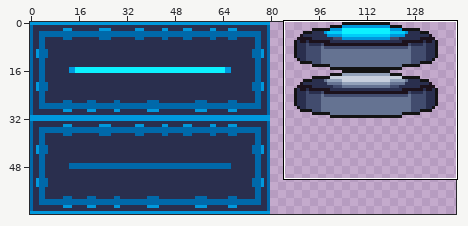
Two states of a sprite sheet, Assets/Images/Moveable.png. The first picture is a wide view before the edit; the outline marks the close-up.
Close-up. Old version:
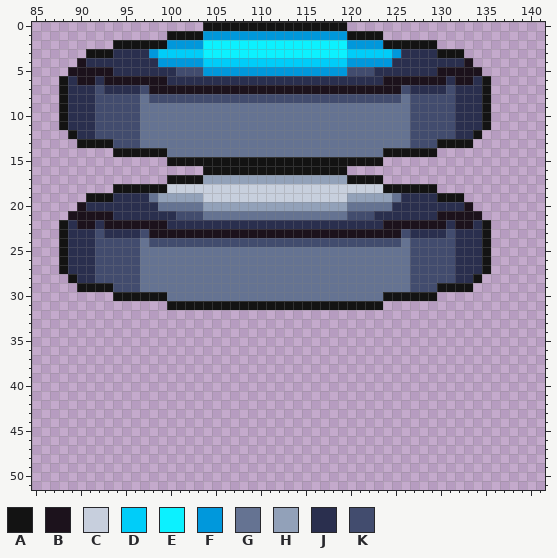
The file is 144x64 pixels. Shown: x 85..141, y 0..51. The wide view leaves out empty margins.
Palette (. is transparent): A #131313  B #1c121c  C #c7cfdd  D #00cdf9  E #0cf1ff  F #0098dc  G #657392  H #92a1b9  J #2a2f4e  K #424c6e
Pixels before (only the part around the change), first column x 85:
 0 ...................AAAAAAAAAAAAAAAA......................
 1 ...............AAAAFFFFFFFFFFFFFFFFAAAA..................
 2 .........AAAAAAFFFFEEEEEEEEEEEEEEEEFFFFAAAAAA............
 3 ......AAAJJJJFDDDDDEEEEEEEEEEEEEEEEDDDDDFJJJJAAA.........
 4 .....BJJJJJJJJFFFFFDDDDDDDDDDDDDDDDFFFFFJJJJJJJJB........
 5 ....BBBBBJJJJJJJKKKFFFFFFFFFFFFFFFFKKKJJJJJJJBBBBB.......
 6 ...AJBBJBBBBBBBJJJJJJJJJJJJJJJJJJJJJJJJBBBBBBBJBBJA......
 7 ...AJJJKJJJJKBBBBBBBBBBBBBBBBBBBBBBBBBBBBKJJJJKJJJA......
 8 ...AJJJKKKKKGKKKKKKKKKKKKKKKKKKKKKKKKKKKKGKKKKKJJJA......
 9 ...AJJJKKKKKGGGGGGGGGGGGGGGGGGGGGGGGGGGGGGKKKKKJJJA......
10 ...AJJJKKKKKGGGGGGGGGGGGGGGGGGGGGGGGGGGGGGKKKKKJJJA......
11 ...AJJJKKKKKGGGGGGGGGGGGGGGGGGGGGGGGGGGGGGKKKKKJJJA......
12 ....AJJKKKKKGGGGGGGGGGGGGGGGGGGGGGGGGGGGGGKKKKKJJA.......
13 .....AAAAKKKGGGGGGGGGGGGGGGGGGGGGGGGGGGGGGKKKAAAA........
14 .........AAAAAAGGGGGGGGGGGGGGGGGGGGGGGGAAAAAA............
15 ...............AAAAAAAAAAAAAAAAAAAAAAAA..................
16 ...................AAAAAAAAAAAAAAAA......................
17 ...............AAAAHHHHHHHHHHHHHHHHAAAA..................
18 .........AAAAAACCCCCCCCCCCCCCCCCCCCCCCCAAAAAA............
19 ......AAAJJJJGHHHHHCCCCCCCCCCCCCCCCHHHHHGJJJJAAA.........
20 .....BJJJJJJJJGGGGGHHHHHHHHHHHHHHHHGGGGGJJJJJJJJB........
21 ....BBBBBJJJJJJJKKKGGGGGGGGGGGGGGGGKKKJJJJJJJBBBBB.......
22 ...AJBBJBBBBBBBJJJJJJJJJJJJJJJJJJJJJJJJBBBBBBBJBBJA......
23 ...AJJJKJJJJKBBBBBBBBBBBBBBBBBBBBBBBBBBBBKJJJJKJJJA......
24 ...AJJJKKKKKGKKKKKKKKKKKKKKKKKKKKKKKKKKKKGKKKKKJJJA......
25 ...AJJJKKKKKGGGGGGGGGGGGGGGGGGGGGGGGGGGGGGKKKKKJJJA......
26 ...AJJJKKKKKGGGGGGGGGGGGGGGGGGGGGGGGGGGGGGKKKKKJJJA......
27 ...AJJJKKKKKGGGGGGGGGGGGGGGGGGGGGGGGGGGGGGKKKKKJJJA......
28 ....AJJKKKKKGGGGGGGGGGGGGGGGGGGGGGGGGGGGGGKKKKKJJA.......
29 .....AAAAKKKGGGGGGGGGGGGGGGGGGGGGGGGGGGGGGKKKAAAA........
30 .........AAAAAAGGGGGGGGGGGGGGGGGGGGGGGGAAAAAA............
31 ...............AAAAAAAAAAAAAAAAAAAAAAAA..................
32 .........................................................
33 .........................................................
34 .........................................................
35 .........................................................
36 .........................................................
37 .........................................................
38 .........................................................
39 .........................................................
40 .........................................................
41 .........................................................
42 .........................................................
43 .........................................................
44 .........................................................
45 .........................................................
46 .........................................................
47 .........................................................
48 .........................................................
49 .........................................................
50 .........................................................
51 .........................................................
Once edited:
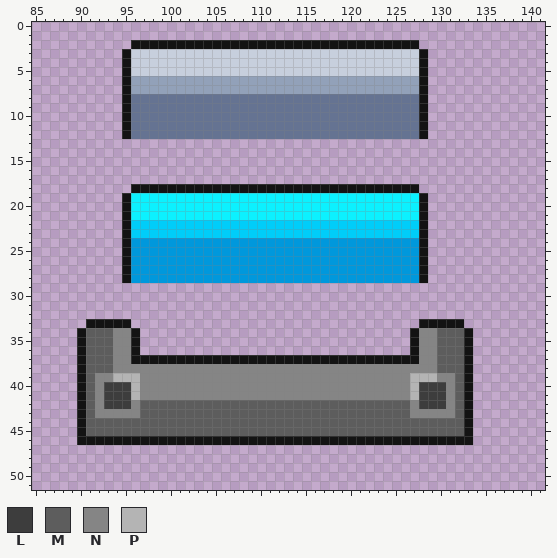
Colours new in this view: L #3d3d3d  M #5d5d5d  N #858585  P #b4b4b4
From old to new:
y 0: x 104..119 AAAAAAAAAAAAAAAA -> ................
y 1: x 100..123 AAAAFFFFFFFFFFFFFFFFAAAA -> ........................
y 2: x 94..95 AA -> ..; x 100..123 FFFFEEEEEEEEEEEEEEEEFFFF -> AAAAAAAAAAAAAAAAAAAAAAAA; x 128..129 AA -> ..
y 3: x 91..132 AAAJJJJFDDDDDEEEEEEEEEEEEEEEEDDDDDFJJJJAAA -> ....ACCCCCCCCCCCCCCCCCCCCCCCCCCCCCCCCA....
y 4: x 90..133 BJJJJJJJJFFFFFDDDDDDDDDDDDDDDDFFFFFJJJJJJJJB -> .....ACCCCCCCCCCCCCCCCCCCCCCCCCCCCCCCCA.....
y 5: x 89..134 BBBBBJJJJJJJKKKFFFFFFFFFFFFFFFFKKKJJJJJJJBBBBB -> ......ACCCCCCCCCCCCCCCCCCCCCCCCCCCCCCCCA......
y 6: x 88..135 AJBBJBBBBBBBJJJJJJJJJJJJJJJJJJJJJJJJBBBBBBBJBBJA -> .......AHHHHHHHHHHHHHHHHHHHHHHHHHHHHHHHHA.......
y 7: x 88..135 AJJJKJJJJKBBBBBBBBBBBBBBBBBBBBBBBBBBBBKJJJJKJJJA -> .......AHHHHHHHHHHHHHHHHHHHHHHHHHHHHHHHHA.......
y 8: x 88..96 AJJJKKKKK -> .......AG; x 98..125 KKKKKKKKKKKKKKKKKKKKKKKKKKKK -> GGGGGGGGGGGGGGGGGGGGGGGGGGGG; x 127..135 KKKKKJJJA -> GA.......
y 9..11: x 88..96 AJJJKKKKK -> .......AG; x 127..135 KKKKKJJJA -> GA.......
y 12: x 89..96 AJJKKKKK -> ......AG; x 127..134 KKKKKJJA -> GA......
y 13: x 90..133 AAAAKKKGGGGGGGGGGGGGGGGGGGGGGGGGGGGGGKKKAAAA -> ............................................
y 14: x 94..129 AAAAAAGGGGGGGGGGGGGGGGGGGGGGGGAAAAAA -> ....................................
y 15: x 100..123 AAAAAAAAAAAAAAAAAAAAAAAA -> ........................
y 16: x 104..119 AAAAAAAAAAAAAAAA -> ................
y 17: x 100..123 AAAAHHHHHHHHHHHHHHHHAAAA -> ........................
y 18: x 94..95 AA -> ..; x 100..123 CCCCCCCCCCCCCCCCCCCCCCCC -> AAAAAAAAAAAAAAAAAAAAAAAA; x 128..129 AA -> ..
y 19: x 91..132 AAAJJJJGHHHHHCCCCCCCCCCCCCCCCHHHHHGJJJJAAA -> ....AEEEEEEEEEEEEEEEEEEEEEEEEEEEEEEEEA....
y 20: x 90..133 BJJJJJJJJGGGGGHHHHHHHHHHHHHHHHGGGGGJJJJJJJJB -> .....AEEEEEEEEEEEEEEEEEEEEEEEEEEEEEEEEA.....
y 21: x 89..134 BBBBBJJJJJJJKKKGGGGGGGGGGGGGGGGKKKJJJJJJJBBBBB -> ......AEEEEEEEEEEEEEEEEEEEEEEEEEEEEEEEEA......
y 22: x 88..135 AJBBJBBBBBBBJJJJJJJJJJJJJJJJJJJJJJJJBBBBBBBJBBJA -> .......ADDDDDDDDDDDDDDDDDDDDDDDDDDDDDDDDA.......
y 23: x 88..135 AJJJKJJJJKBBBBBBBBBBBBBBBBBBBBBBBBBBBBKJJJJKJJJA -> .......ADDDDDDDDDDDDDDDDDDDDDDDDDDDDDDDDA.......
y 24: x 88..135 AJJJKKKKKGKKKKKKKKKKKKKKKKKKKKKKKKKKKKGKKKKKJJJA -> .......AFFFFFFFFFFFFFFFFFFFFFFFFFFFFFFFFA.......
y 25..27: x 88..135 AJJJKKKKKGGGGGGGGGGGGGGGGGGGGGGGGGGGGGGKKKKKJJJA -> .......AFFFFFFFFFFFFFFFFFFFFFFFFFFFFFFFFA.......
y 28: x 89..134 AJJKKKKKGGGGGGGGGGGGGGGGGGGGGGGGGGGGGGKKKKKJJA -> ......AFFFFFFFFFFFFFFFFFFFFFFFFFFFFFFFFA......
y 29: x 90..133 AAAAKKKGGGGGGGGGGGGGGGGGGGGGGGGGGGGGGKKKAAAA -> ............................................
y 30: x 94..129 AAAAAAGGGGGGGGGGGGGGGGGGGGGGGGAAAAAA -> ....................................
y 31: x 100..123 AAAAAAAAAAAAAAAAAAAAAAAA -> ........................
y 33: x 91..95 ..... -> AAAAA; x 128..132 ..... -> AAAAA
y 34..36: x 90..96 ....... -> AMMMNNA; x 127..133 ....... -> ANNMMMA
y 37: x 90..133 ............................................ -> AMMMNNAAAAAAAAAAAAAAAAAAAAAAAAAAAAAAAANNMMMA
y 38: x 90..133 ............................................ -> AMMMNNNNNNNNNNNNNNNNNNNNNNNNNNNNNNNNNNNNMMMA
y 39: x 90..133 ............................................ -> AMNNPPPNNNNNNNNNNNNNNNNNNNNNNNNNNNNNNPPPNNMA
y 40..41: x 90..133 ............................................ -> AMNLLLPNNNNNNNNNNNNNNNNNNNNNNNNNNNNNNPLLLNMA
y 42: x 90..133 ............................................ -> AMNLLLNMMMMMMMMMMMMMMMMMMMMMMMMMMMMMMNLLLNMA
y 43: x 90..133 ............................................ -> AMNNNNNMMMMMMMMMMMMMMMMMMMMMMMMMMMMMMNNNNNMA
y 44..45: x 90..133 ............................................ -> AMMMMMMMMMMMMMMMMMMMMMMMMMMMMMMMMMMMMMMMMMMA
y 46: x 90..133 ............................................ -> AAAAAAAAAAAAAAAAAAAAAAAAAAAAAAAAAAAAAAAAAAAA
